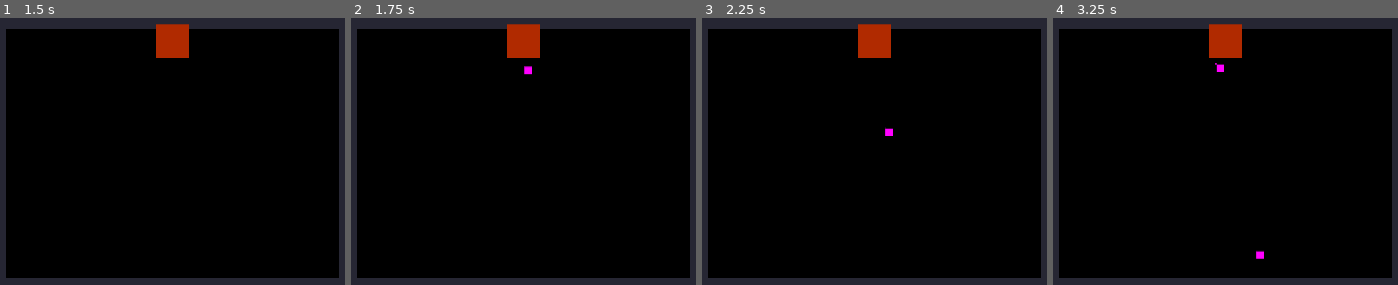
Above: before the commit, frames 1-4 (left to right).
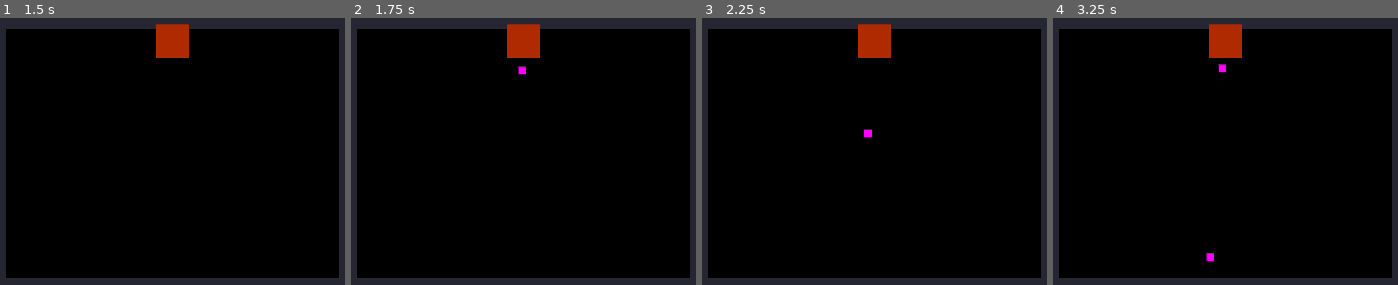
Above: after the commit, the same moments.

Repository: Gank-Bang/PartyGame
Game: Godot game, scene res://Scenes/hocem/underhocem.tscn
Same seed, same stepped clock (60 frames per second), same inputs: the game is played once before the commit and once after it. This scene is started directly instead of the project's main scene.
Inputs (mouse positions are in pixels of both pictures, inside the frame that each line leads up to):
- Up to frame 1 (1.5 s): tap Enter at 0.5 s; move the mouse to (outside the picture) at 0.52 s; hold Right (ui_right) 0.53-1.28 s; click (outside the picture) at 0.6 s; tap Space at 0.77, 1.25 s; move the mouse to (13, 175) at 1.27 s; hold Down (ui_down) from 1.28 s (still down); click (13, 175) at 1.35 s
- Up to frame 2 (1.75 s): keep holding Down (ui_down); tap Space at 1.52 s
- Up to frame 3 (2.25 s): move the mouse to (953, 55) at 2.02 s; release Down (ui_down) at 2.03 s; hold Right (ui_right) from 2.03 s (still down); hold Q from 2.03 s (still down)
- Up to frame 4 (3.25 s): click (1304, 55) at 2.3 s; tap Enter at 2.75 s; move the mouse to (1184, 242) at 2.77 s; release Right (ui_right) at 2.78 s; release Q at 2.78 s; hold Up (ui_up) from 2.78 s (still down); tap Z at 2.85 s; tap Space at 3.02 s; click (1184, 242) at 3.05 s

Frame 1 is identical in both runs. In frame 2, 0.1% of the frame differs, in the area x 48-53%, y 17-22%; in frame 3, 0.1%; in frame 4, 0.2%, in the area x 44-62%, y 16-92%.

Commit message:
Amélioration du boss et gestion de fin de partie Under Hocem
- Boss : 4 phases progressives (ligne → éventail → spirale → mix aléatoire) avec intervalles de tir accélérés
- Fin de partie : élimination des joueurs à 0 PV, classement final, sync réseau via NetworkManager
- Joueur : méthode eliminate() pour masquer le sprite et désactiver la collision
- Fix : chemin de BaseGame.tscn corrigé (lobby → Lobby), uid Main.tscn mis à jour par Godot

Diff:
--- a/Scenes/hocem/underhocem.tscn
+++ b/Scenes/hocem/underhocem.tscn
@@ -1,6 +1,6 @@
 [gd_scene format=3 uid="uid://52f1spr5tqgk"]
 
-[ext_resource type="PackedScene" path="res://Scenes/lobby/BaseGame.tscn" id="1_sgbt0"]
+[ext_resource type="PackedScene" path="res://Scenes/Lobby/BaseGame.tscn" id="1_sgbt0"]
 [ext_resource type="Script" uid="uid://bj21iqefxcbvc" path="res://Scripts/hocem/UnderHocemScript.gd" id="2_n4map"]
 [ext_resource type="Script" uid="uid://d0d204qdsf3l2" path="res://Scripts/hocem/BossScript.gd" id="3_8xbnr"]
 [ext_resource type="PackedScene" uid="uid://1ugl3jl46stt" path="res://Scenes/hocem/HUD.tscn" id="4_n6boi"]
--- a/Scripts/hocem/BossScript.gd
+++ b/Scripts/hocem/BossScript.gd
@@ -2,21 +2,84 @@
 
 const ProjectileScene = preload("res://Scenes/hocem/Projectile.tscn")
 
-var shoot_timer: float = 0.0
-var shoot_interval: float = 1.5 # secondes entre chaque tir
+var shoot_timer : float = 0.0
+var game_timer : float = 0.0  # temps total écoulé → détermine la phase
+
+# Phase 1 : 0-20s  → lignes droites, lent
+# Phase 2 : 20-40s → éventail 3 directions
+# Phase 3 : 40-60s → spirale
+# Phase 4 : 60s+   → mix aléatoire des 3
+
+var current_phase : int = 1
+var spiral_angle : float = 0.0
 
 func _process(delta: float) -> void:
+	game_timer += delta
+	_update_phase()
+
 	shoot_timer += delta
-	if shoot_timer >= shoot_interval:
+	if shoot_timer >= _get_interval():
 		shoot_timer = 0.0
 		_shoot()
 
+func _update_phase() -> void:
+	if game_timer < 20.0:
+		current_phase = 1
+	elif game_timer < 40.0:
+		current_phase = 2
+	elif game_timer < 60.0:
+		current_phase = 3
+	else:
+		current_phase = 4
+
+func _get_interval() -> float:
+	match current_phase:
+		1: return 1.5
+		2: return 1.2
+		3: return 0.8
+		4: return 0.5
+	return 1.5
+
 func _shoot() -> void:
+	match current_phase:
+		1: _shoot_line()
+		2: _shoot_fan()
+		3: _shoot_spiral()
+		4: _shoot_random()
+
+# Phase 1 — ligne droite vers le bas + légère déviation
+func _shoot_line() -> void:
+	var dir = Vector2(randf_range(-0.2, 0.2), 1.0)
+	_spawn_projectile(dir, 300.0)
+
+# Phase 2 — éventail 3 projectiles
+func _shoot_fan() -> void:
+	var dirs = [
+		Vector2(-0.6, 1.0),
+		Vector2(0.0, 1.0),
+		Vector2(0.6, 1.0),
+	]
+	for d in dirs:
+		var offset = Vector2(randf_range(-0.1, 0.1), 0.0)
+		_spawn_projectile(d + offset, 350.0)
+
+# Phase 3 — spirale (uniquement vers le bas, de gauche à droite)
+func _shoot_spiral() -> void:
+	spiral_angle += 0.3
+	# Contraindre à la moitié basse : angle entre 0 et PI (droite → bas → gauche)
+	var clamped = fmod(spiral_angle, PI)
+	var dir = Vector2(cos(clamped), sin(clamped))
+	_spawn_projectile(dir, 400.0)
+
+# Phase 4 — mix aléatoire
+func _shoot_random() -> void:
+	match randi() % 3:
+		0: _shoot_line()
+		1: _shoot_fan()
+		2: _shoot_spiral()
+
+func _spawn_projectile(direction: Vector2, speed: float) -> void:
 	var proj = ProjectileScene.instantiate()
-	  # Spawner le projectile à la position du boss
 	proj.position = global_position
-	# Tirer vers le bas avec légère variation aléatoire
-	var direction = Vector2(randf_range(-0.3, 0.3), 1.0)
-	proj.init(direction, 300.0)
-	# Ajouter à la scène principale (pas au Boss)
+	proj.init(direction, speed)
 	get_parent().add_child(proj)
--- a/Scripts/hocem/UnderHocemPlayerScript.gd
+++ b/Scripts/hocem/UnderHocemPlayerScript.gd
@@ -59,3 +59,7 @@
 	var game = get_parent()
 	if game.has_method("damage_player"):
 		game.damage_player(peer_id)
+
+func eliminate() -> void:
+	visible = false
+	$CollisionShape2D.set_deferred("disabled", true)
--- a/Scripts/hocem/UnderHocemScript.gd
+++ b/Scripts/hocem/UnderHocemScript.gd
@@ -8,11 +8,13 @@
 }
 
 var player_hp : Dictionary = {}
-@onready var hud = $HUD
+var elimination_order : Array = []  # peer_ids dans l'ordre d'élimination
+var hud
 
 const _CustomPlayerScene = preload("res://Scenes/hocem/UnderHocemPlayer.tscn")
 
 func _on_game_ready() -> void:
+	hud = get_node("HUD")
 	# Remplacer les joueurs spawné par BaseGame par nos joueurs custom
 	for peer_id in players:
 		players[peer_id].queue_free()
@@ -35,8 +37,51 @@
 func damage_player(peer_id: int) -> void:
 	if peer_id not in player_hp:
 		return
+	if player_hp[peer_id] <= 0:
+		return  # déjà éliminé
 	player_hp[peer_id] -= 1
 	var slot = NetworkManager.players.keys().find(peer_id)
 	hud.update_hearts(slot, player_hp[peer_id])
 	if player_hp[peer_id] <= 0:
-		print("Joueur %d éliminé !" % peer_id)
+		_eliminate_player(peer_id)
+
+func _eliminate_player(peer_id: int) -> void:
+	elimination_order.append(peer_id)
+	players[peer_id].eliminate()
+	# Broadcaster l'élimination à tous les clients
+	NetworkManager.send_game_message(0, {"action": "eliminated", "peer_id": peer_id})
+
+	# Compter les joueurs encore vivants
+	var alive = []
+	for pid in player_hp:
+		if player_hp[pid] > 0:
+			alive.append(pid)
+
+	if alive.size() <= 1:
+		# Fin de partie — le survivant gagne
+		var winner_id = alive[0] if alive.size() == 1 else elimination_order[0]
+		_show_results(winner_id)
+		if NetworkManager.is_host:
+			end_game(winner_id)
+
+func _show_results(winner_id: int) -> void:
+	# Construire le classement : gagnant en premier, puis éliminations à l'envers
+	var ranking = [winner_id]
+	for i in range(elimination_order.size() - 1, -1, -1):
+		ranking.append(elimination_order[i])
+
+	print("=== RÉSULTATS ===")
+	for i in ranking.size():
+		var pid = ranking[i]
+		var name = NetworkManager.players[pid].get("name", "Joueur")
+		print("%d. %s" % [i + 1, name])
+
+func _on_custom_message(from_id: int, data: Dictionary) -> void:
+	match data.get("action", ""):
+		"eliminated":
+			var pid = int(data.get("peer_id", 0))
+			if pid in players:
+				players[pid].eliminate()
+
+func _on_game_over(winner_peer_id: int) -> void:
+	_show_results(winner_peer_id)
